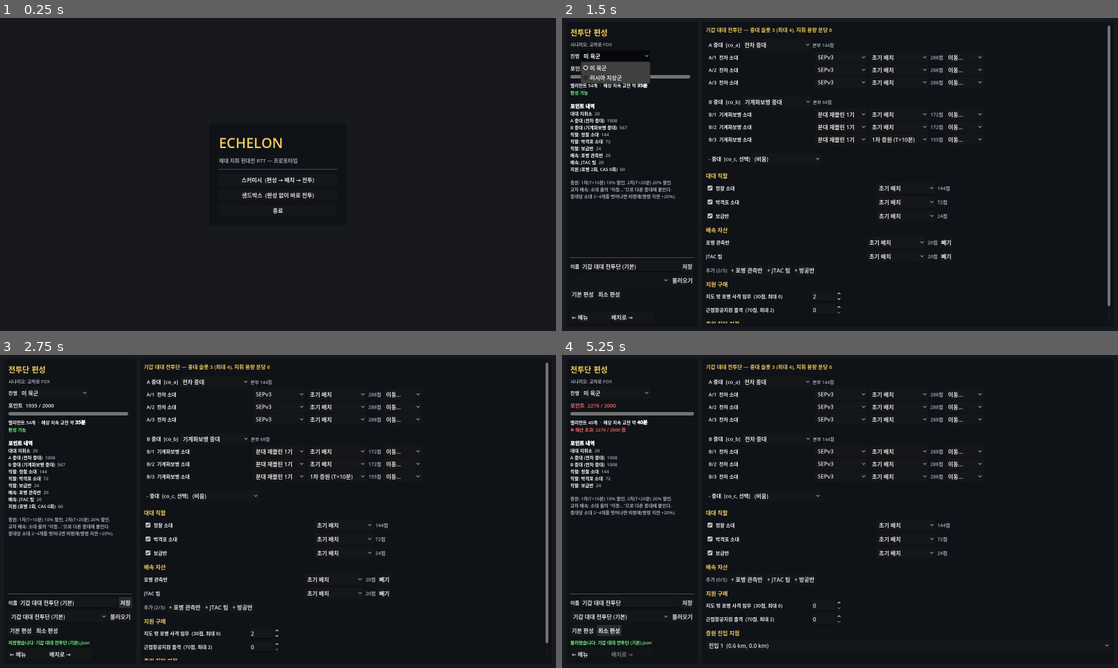
Above: before the commit, frames 1-4 (two rows, left to right).
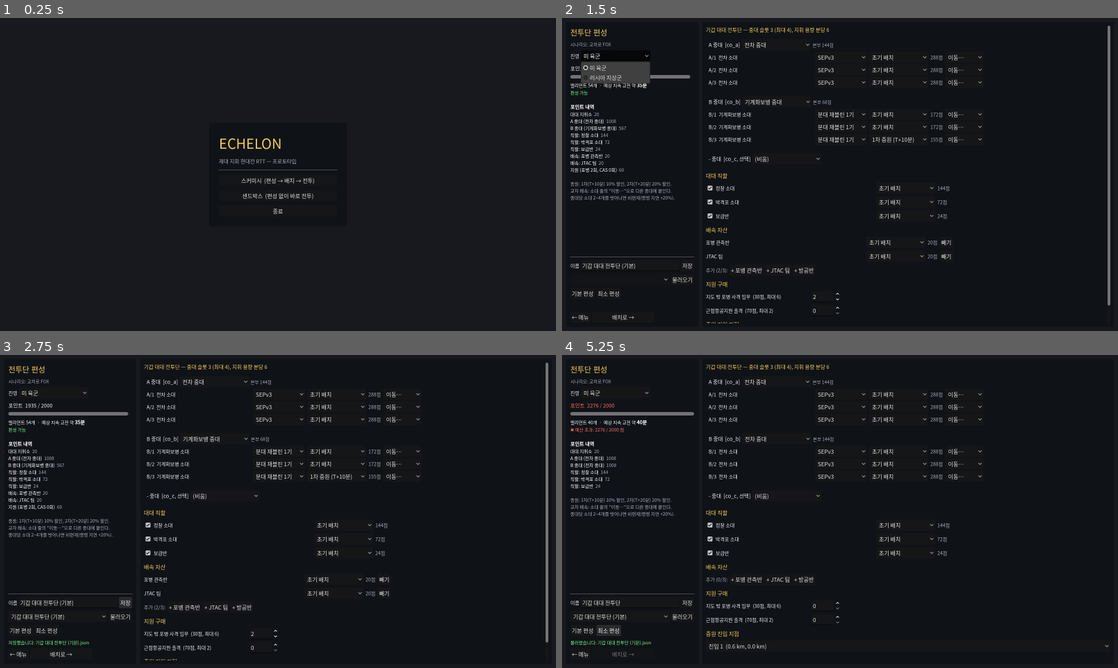
Above: after the commit, the same moments.

Repository: kangmomin/echelon
Game: Godot game, scene res://game/main.tscn
Two runs of this game, one before a commit and one after it. Both use one fixed random seed, a clock stepped at 60 frames per second and the inputs below.
Inputs:
- Up to frame 1 (0.25 s): no input
- Up to frame 2 (1.5 s): click "스커미시 (편성 → 배치 → 전투)" at 0.5 s; click "미 육군" at 1.25 s
- Up to frame 3 (2.75 s): click "저장" at 2 s
- Up to frame 4 (5.25 s): click "기갑 대대 전투단 (기본)" at 2.75 s; click "불러오기" at 3.5 s; click "기본 편성" at 4.25 s; click "최소 편성" at 5 s

The runs differ from the first frame. In frame 1, 0.7% of the frame differs, in the area x 39-61%, y 38-63%; in frame 2, 4.7%; in frame 3, 4.7%, in the area x 1-99%, y 2-98%; in frame 4, 4.3%.

Commit message:
배포 준비: 웹·데스크톱 내보내기 프리셋, 한글 글꼴 내장
- export_presets.cfg: Web(단일 스레드, GitHub Pages 호환), Windows x86_64, Linux x86_64. data/*.json 포함, 테스트·도구·GUT 제외
- Noto Sans KR(SIL OFL) 프로젝트 테마 글꼴: 웹 빌드에는 시스템 글꼴 대체가 없어 한글이 깨지던 문제 수정
- .gitignore: build/ 무시, export_presets.cfg 추적

Co-Authored-By: Claude Opus 5.5 <noreply@anthropic.com>
Claude-Session: https://claude.ai/code/session_01CLsgoTYNLh7Axmu4D8uKBz

Diff:
--- /dev/null
+++ b/assets/theme.tres
@@ -0,0 +1,12 @@
+[gd_resource type="Theme" load_steps=3 format=3]
+
+[ext_resource type="FontFile" path="res://assets/fonts/NotoSansKR-Regular.otf" id="1_font"]
+
+[sub_resource type="FontVariation" id="FontVariation_bold"]
+base_font = ExtResource("1_font")
+variation_embolden = 0.8
+
+[resource]
+default_font = ExtResource("1_font")
+RichTextLabel/fonts/bold_font = SubResource("FontVariation_bold")
+RichTextLabel/fonts/normal_font = ExtResource("1_font")
--- a/game/presentation/symbol_layer.gd
+++ b/game/presentation/symbol_layer.gd
@@ -42,7 +42,8 @@
 func _ready() -> void:
 	mouse_filter = Control.MOUSE_FILTER_IGNORE
 	set_anchors_and_offsets_preset(Control.PRESET_FULL_RECT)
-	_font = ThemeDB.fallback_font
+	# 프로젝트 테마의 한글 글꼴(웹 빌드에는 시스템 글꼴 대체가 없다).
+	_font = get_theme_default_font()
 
 
 func _process(_delta: float) -> void:
--- a/project.godot
+++ b/project.godot
@@ -32,6 +32,10 @@
 
 enabled=PackedStringArray("res://addons/gut/plugin.cfg")
 
+[gui]
+
+theme/custom="res://assets/theme.tres"
+
 [rendering]
 
 renderer/rendering_method="forward_plus"
Binary file added: assets/fonts/NotoSansKR-Regular.otf
Not shown, added: assets/fonts/NotoSansKR-Regular.otf.import
Not shown, added: assets/fonts/OFL.txt
Not shown, added: export_presets.cfg
Not shown, changed: .gitignore
